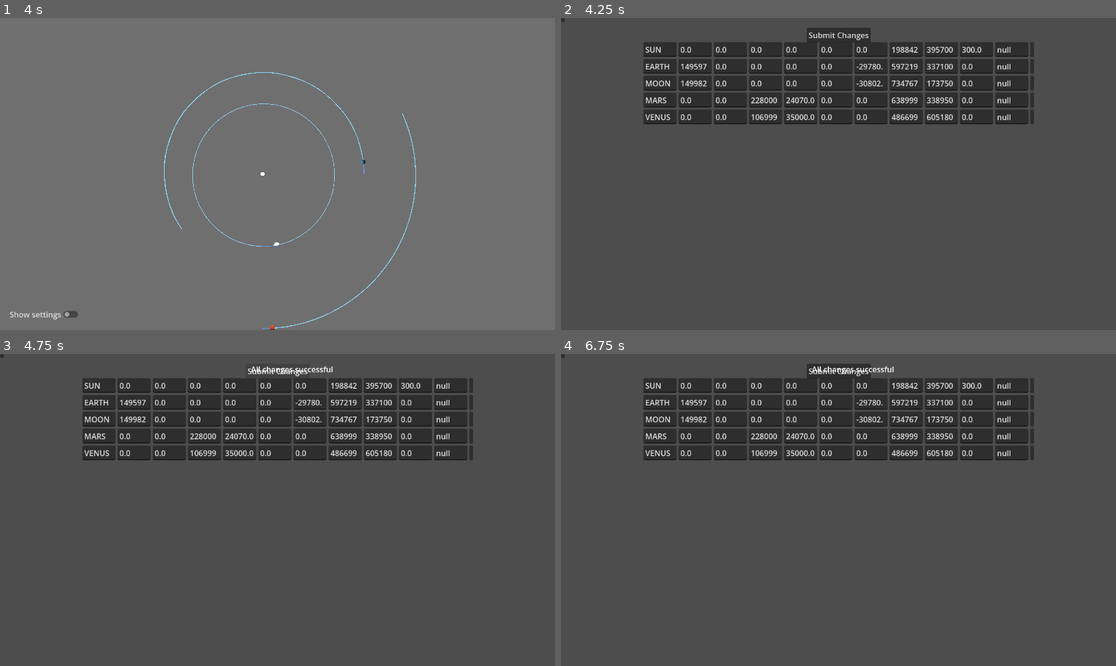
Above: before the commit, frames 1-4 (two rows, left to right).
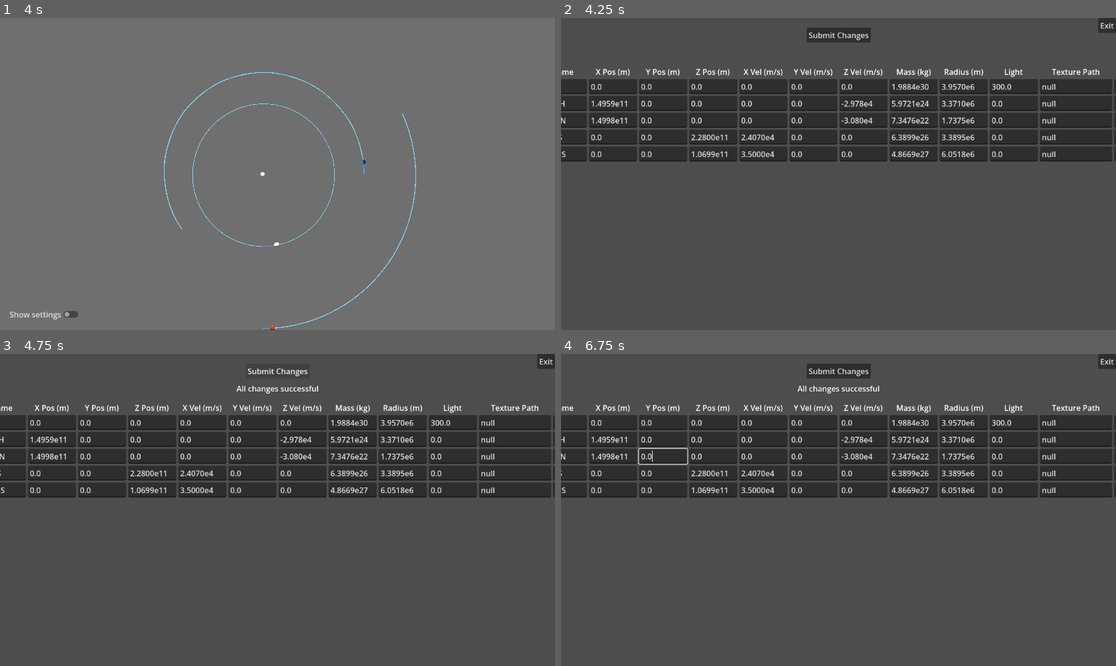
Above: after the commit, the same moments.

Repository: DarkLegend001/Space-Simulator
Game: Godot game, scene res://main/main.tscn
The game is run twice, just before and just after one commit, with the same random seed, the same clock (stepped at 60 frames per second) and the same inputs. A sky picture missing from this copy of the repository is replaced by a grey-blue gradient.
Inputs (mouse positions are in pixels of both pictures, inside the frame that each line leads up to):
- Up to frame 1 (4 s): tap Enter at 0.5 s; move the mouse to (399, 158) at 0.52 s; hold S (camera_back) 0.53-1.28 s; click (399, 158) at 0.67 s; move the mouse to (166, 189) at 1.27 s; tap C (camera_down) at 1.35 s; click (166, 189) at 1.42 s; move the mouse to (333, 105) at 2.02 s; hold W (camera_forward) 2.03-2.78 s; click (333, 105) at 2.17 s; move the mouse to (249, 236) at 2.77 s; tap A (camera_left) at 2.85 s; click (249, 236) at 2.92 s; tap Space (camera_up) at 3.5 s; move the mouse to (444, 220) at 3.52 s; hold D (camera_right) from 3.53 s (still down); click (444, 220) at 3.67 s
- Up to frame 2 (4.25 s): keep holding D (camera_right); tap Escape (ui_cancel) at 4.15 s
- Up to frame 3 (4.75 s): release D (camera_right) at 4.25 s; click "Submit Changes" at 4.25 s
- Up to frame 4 (6.75 s): click "Submit Changes" at 5 s; click "Submit Changes" at 5.75 s; tap Enter at 6.5 s; move the mouse to (672, 463) at 6.52 s; tap . (camera_roll_left) at 6.6 s; click (672, 463) at 6.67 s

Frame 1 is identical in both runs. In frame 2, 24% of the frame differs, in the area x 0-100%, y 0-46%; in frame 3, 24%; in frame 4, 24%.

Commit message:
add dynamic planet setting

Diff:
--- a/controller/simulation_controller.gd
+++ b/controller/simulation_controller.gd
@@ -100,7 +100,7 @@
 	$"../CelestialPaths".add_child(path)
 	path.color = Color.CORNFLOWER_BLUE
 	previous_paths.append(path)
-
+"text"
 func load_presets():
 	for planet in InitialPlanets.planets:
 		spawn_celestial_body(planet.name, planet.pos, planet.vel, planet.mass, planet.radius, planet.luminance, planet.color)
--- a/settings/planet_setting_line.gd
+++ b/settings/planet_setting_line.gd
@@ -1,18 +1,21 @@
 extends HBoxContainer
 
 var planet
+const SI_distance_constant = 1
+const SI_mass_constant = 1
+const precision = 4
 
 func reset_values() -> void:
-	$NameLineEdit.text = str(planet.name)
-	$XPosLineEdit.text = str(planet.pos.x)
-	$YPosLineEdit.text = str(planet.pos.y)
-	$ZPosLineEdit.text = str(planet.pos.z)
-	$XVelLineEdit.text = str(planet.vel.x)
-	$YVelLineEdit.text = str(planet.vel.y)
-	$ZVelLineEdit.text = str(planet.vel.z)
-	$MassLineEdit.text = str(planet.mass)
-	$RadiusLineEdit.text = str(planet.radius)
-	$LuminanceLineEdit.text = str(planet.luminance)
+	$NameLineEdit.text = planet.name
+	$XPosLineEdit.text = float_to_scientific_string(planet.pos.x / SI_distance_constant)
+	$YPosLineEdit.text = float_to_scientific_string(planet.pos.y / SI_distance_constant)
+	$ZPosLineEdit.text = float_to_scientific_string(planet.pos.z / SI_distance_constant)
+	$XVelLineEdit.text = float_to_scientific_string(planet.vel.x / SI_distance_constant)
+	$YVelLineEdit.text = float_to_scientific_string(planet.vel.y / SI_distance_constant)
+	$ZVelLineEdit.text = float_to_scientific_string(planet.vel.z / SI_distance_constant)
+	$MassLineEdit.text = float_to_scientific_string(planet.mass / SI_mass_constant)
+	$RadiusLineEdit.text = float_to_scientific_string(planet.radius / SI_distance_constant)
+	$LuminanceLineEdit.text = float_to_scientific_string(planet.luminance)
 	$ColorPickerButton.color = planet.color
 	$TexturePathEdit.text = "null" #planet.texture
 
@@ -28,16 +31,26 @@
 			$LuminanceLineEdit.text.is_valid_float()
 		):
 		planet.name = $NameLineEdit.text
-		planet.pos.x = float($XPosLineEdit.text)
-		planet.pos.y = float($YPosLineEdit.text)
-		planet.pos.z = float($ZPosLineEdit.text)
-		planet.vel.x = float($XVelLineEdit.text)
-		planet.vel.y = float($YVelLineEdit.text)
-		planet.vel.z = float($ZVelLineEdit.text)
-		planet.mass = float($MassLineEdit.text)
-		planet.radius = float($RadiusLineEdit.text)
+		planet.pos.x = float($XPosLineEdit.text) * SI_distance_constant
+		planet.pos.y = float($YPosLineEdit.text) * SI_distance_constant
+		planet.pos.z = float($ZPosLineEdit.text) * SI_distance_constant
+		planet.vel.x = float($XVelLineEdit.text) * SI_distance_constant
+		planet.vel.y = float($YVelLineEdit.text) * SI_distance_constant
+		planet.vel.z = float($ZVelLineEdit.text) * SI_distance_constant
+		planet.mass = float($MassLineEdit.text) * SI_mass_constant
+		planet.radius = float($RadiusLineEdit.text) * SI_distance_constant
 		planet.luminance = float($LuminanceLineEdit.text)
 		planet.color = $ColorPickerButton.color
 		#planet.texture = $TexturePathEdit.text
 		return true
 	return false
+
+
+func float_to_scientific_string(f: float) -> String:
+	if (f < 1000 and f > -1000):
+		return str(f)
+	var return_string = str(f).replace(".","")
+	if (f >= 0): return_string = return_string.insert(1,".")
+	else: return_string = return_string.insert(2,".")
+	return_string = return_string.substr(0, precision + 2)
+	return return_string + "e" + str(int(floor(log(abs(f)) / log(10))))
--- a/settings/planet_setting_line.tscn
+++ b/settings/planet_setting_line.tscn
@@ -8,39 +8,63 @@
 script = ExtResource("1_qikq4")
 
 [node name="NameLineEdit" type="LineEdit" parent="." unique_id=1091332321]
+custom_minimum_size = Vector2(100, 0)
 layout_mode = 2
+placeholder_text = "Name"
 
 [node name="XPosLineEdit" type="LineEdit" parent="." unique_id=824926417]
+custom_minimum_size = Vector2(100, 0)
 layout_mode = 2
+placeholder_text = "X Pos"
 
 [node name="YPosLineEdit" type="LineEdit" parent="." unique_id=1154323752]
+custom_minimum_size = Vector2(100, 0)
 layout_mode = 2
+placeholder_text = "Y Pos"
 
 [node name="ZPosLineEdit" type="LineEdit" parent="." unique_id=1432092823]
+custom_minimum_size = Vector2(100, 0)
 layout_mode = 2
+placeholder_text = "Z Pos"
 
 [node name="XVelLineEdit" type="LineEdit" parent="." unique_id=1748103172]
+custom_minimum_size = Vector2(100, 0)
 layout_mode = 2
+placeholder_text = "X Vel"
 
 [node name="YVelLineEdit" type="LineEdit" parent="." unique_id=1285446593]
+custom_minimum_size = Vector2(100, 0)
 layout_mode = 2
+placeholder_text = "Y Vel"
 
 [node name="ZVelLineEdit" type="LineEdit" parent="." unique_id=1411767310]
+custom_minimum_size = Vector2(100, 0)
 layout_mode = 2
+placeholder_text = "Z Vel"
 
 [node name="MassLineEdit" type="LineEdit" parent="." unique_id=1918155004]
+custom_minimum_size = Vector2(100, 0)
 layout_mode = 2
+placeholder_text = "Mass"
 
 [node name="RadiusLineEdit" type="LineEdit" parent="." unique_id=857433389]
+custom_minimum_size = Vector2(100, 0)
 layout_mode = 2
+placeholder_text = "Radius"
 
 [node name="LuminanceLineEdit" type="LineEdit" parent="." unique_id=1948169216]
+custom_minimum_size = Vector2(100, 0)
 layout_mode = 2
+placeholder_text = "Light"
 
 [node name="TexturePathEdit" type="LineEdit" parent="." unique_id=1689915338]
+custom_minimum_size = Vector2(150, 0)
 layout_mode = 2
+placeholder_text = "Texture Path"
 
 [node name="ColorPickerButton" type="ColorPickerButton" parent="." unique_id=1361509144]
+custom_minimum_size = Vector2(50, 0)
 layout_mode = 2
+text = "Color"
 color = Color(1, 1, 1, 1)
 edit_alpha = false
--- a/settings/planet_settings.gd
+++ b/settings/planet_settings.gd
@@ -16,17 +16,17 @@
 
 # Called every frame. 'delta' is the elapsed time since the previous frame.
 func _process(_delta: float) -> void:
-	var fail_text = "Planets that failed to change:\n"
+	var fail_text = "Planets that failed to change: "
 	var any_fail = false
 	if ($SubmitButton.button_pressed):
 		for child in child_lines:
 			if (!child.confirm_values()):
 				any_fail = true
-				fail_text += child.planet.name + "\n"
+				fail_text += child.planet.name + " "
 		if (any_fail):
 			$SubmitFailLabel.text = fail_text
 		else:
 			$SubmitFailLabel.text = "All changes successful"
 
-	if (Input.is_action_just_released("ui_cancel")):
+	if (Input.is_action_just_released("ui_cancel") or $ExitButton.button_pressed):
 		get_tree().change_scene_to_file("res://main/main.tscn")
--- a/settings/planet_settings.tscn
+++ b/settings/planet_settings.tscn
@@ -11,16 +11,15 @@
 grow_vertical = 2
 script = ExtResource("1_royfy")
 
-[node name="PlanetLineParent" type="VBoxContainer" parent="." unique_id=874318325]
+[node name="ExitButton" type="Button" parent="." unique_id=2109256883]
 layout_mode = 1
-anchors_preset = 5
-anchor_left = 0.5
-anchor_right = 0.5
-offset_left = -20.0
-offset_top = 50.0
-offset_right = 20.0
-offset_bottom = 90.0
-grow_horizontal = 2
+anchors_preset = 1
+anchor_left = 1.0
+anchor_right = 1.0
+offset_left = -8.0
+offset_bottom = 8.0
+grow_horizontal = 0
+text = "Exit"
 
 [node name="SubmitButton" type="Button" parent="." unique_id=161048488]
 layout_mode = 1
@@ -39,13 +38,94 @@
 anchors_preset = 5
 anchor_left = 0.5
 anchor_right = 0.5
-offset_left = 10.0
-offset_top = 20.0
-offset_right = 50.0
-offset_bottom = 43.0
+offset_left = -20.0
+offset_top = 60.0
+offset_right = 20.0
+offset_bottom = 83.0
 grow_horizontal = 2
 
-[node name="ExitButton" type="Button" parent="." unique_id=2109256883]
-layout_mode = 0
-offset_right = 8.0
-offset_bottom = 8.0
+[node name="PlanetLineParent" type="VBoxContainer" parent="." unique_id=874318325]
+layout_mode = 1
+anchors_preset = 5
+anchor_left = 0.5
+anchor_right = 0.5
+offset_left = -20.0
+offset_top = 100.0
+offset_right = 20.0
+offset_bottom = 140.0
+grow_horizontal = 2
+
+[node name="LabelContainer" type="HBoxContainer" parent="PlanetLineParent" unique_id=1859796568]
+layout_mode = 2
+
+[node name="Label" type="Label" parent="PlanetLineParent/LabelContainer" unique_id=251867515]
+custom_minimum_size = Vector2(100, 0)
+layout_mode = 2
+text = "Name"
+horizontal_alignment = 1
+
+[node name="Label2" type="Label" parent="PlanetLineParent/LabelContainer" unique_id=1643067279]
+custom_minimum_size = Vector2(100, 0)
+layout_mode = 2
+text = "X Pos (m)"
+horizontal_alignment = 1
+
+[node name="Label3" type="Label" parent="PlanetLineParent/LabelContainer" unique_id=2079505372]
+custom_minimum_size = Vector2(100, 0)
+layout_mode = 2
+text = "Y Pos (m)"
+horizontal_alignment = 1
+
+[node name="Label4" type="Label" parent="PlanetLineParent/LabelContainer" unique_id=865818924]
+custom_minimum_size = Vector2(100, 0)
+layout_mode = 2
+text = "Z Pos (m)"
+horizontal_alignment = 1
+
+[node name="Label5" type="Label" parent="PlanetLineParent/LabelContainer" unique_id=1809259459]
+custom_minimum_size = Vector2(100, 0)
+layout_mode = 2
+text = "X Vel (m/s)"
+horizontal_alignment = 1
+
+[node name="Label6" type="Label" parent="PlanetLineParent/LabelContainer" unique_id=215886315]
+custom_minimum_size = Vector2(100, 0)
+layout_mode = 2
+text = "Y Vel (m/s)"
+horizontal_alignment = 1
+
+[node name="Label7" type="Label" parent="PlanetLineParent/LabelContainer" unique_id=1441036208]
+custom_minimum_size = Vector2(100, 0)
+layout_mode = 2
+text = "Z Vel (m/s)"
+horizontal_alignment = 1
+
+[node name="Label8" type="Label" parent="PlanetLineParent/LabelContainer" unique_id=1688581136]
+custom_minimum_size = Vector2(100, 0)
+layout_mode = 2
+text = "Mass (kg)"
+horizontal_alignment = 1
+
+[node name="Label9" type="Label" parent="PlanetLineParent/LabelContainer" unique_id=2004469053]
+custom_minimum_size = Vector2(100, 0)
+layout_mode = 2
+text = "Radius (m)"
+horizontal_alignment = 1
+
+[node name="Label10" type="Label" parent="PlanetLineParent/LabelContainer" unique_id=7035385]
+custom_minimum_size = Vector2(100, 0)
+layout_mode = 2
+text = "Light"
+horizontal_alignment = 1
+
+[node name="Label11" type="Label" parent="PlanetLineParent/LabelContainer" unique_id=1507051923]
+custom_minimum_size = Vector2(150, 0)
+layout_mode = 2
+text = "Texture Path"
+horizontal_alignment = 1
+
+[node name="Label12" type="Label" parent="PlanetLineParent/LabelContainer" unique_id=229054387]
+custom_minimum_size = Vector2(50, 0)
+layout_mode = 2
+text = "Color"
+horizontal_alignment = 1
